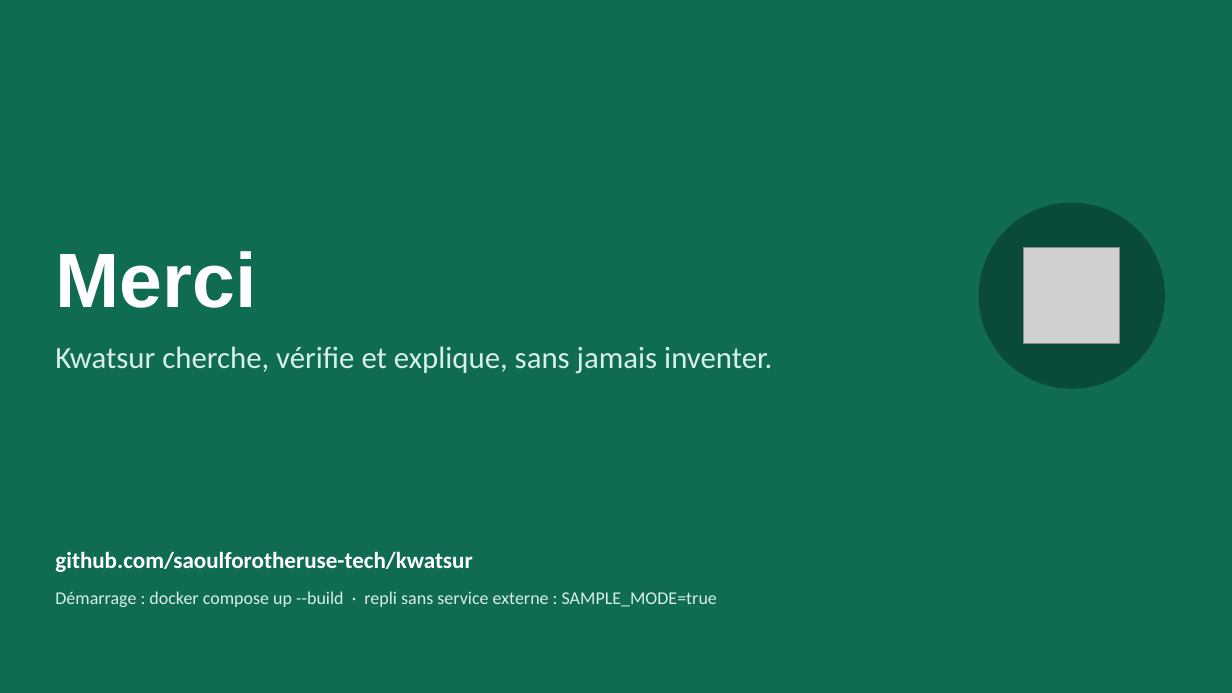
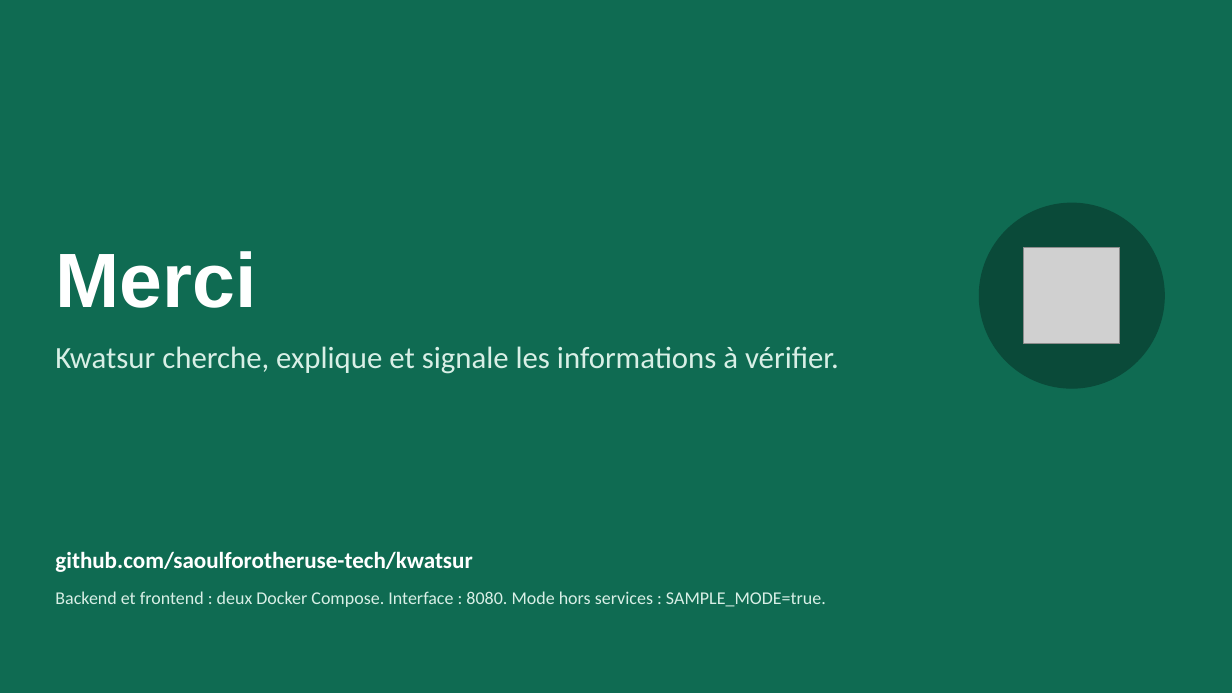
Before and after one commit to saoulforotheruse-tech/kwatsur, a slide deck: slide 13 of docs/doc_a_soumetre_pour_hackathon/04_presentation_kwatsur.pptx (slide 11 before the commit). Drawn at 1232x693 pixels with LibreOffice and Linux fonts; fonts in the diff are those of the drawing; grey boxes stand for pictures. Boxes give left, top, right and bottom in pixels: in the first picture for what was removed or moved away, otherwise in the second. Text is boxed around its words. In the diff, an @@ line names an element or a change of style, - is before the commit and + after.

```diff
--- a/docs/doc_a_soumetre_pour_hackathon/04_presentation_kwatsur.pptx
+++ b/docs/doc_a_soumetre_pour_hackathon/04_presentation_kwatsur.pptx
@@ text at [55, 346, 839, 374]: text changed @@
-Kwatsur cherche, vérifie et explique, sans jamais inventer.
+Kwatsur cherche, explique et signale les informations à vérifier.
@@ text at [55, 591, 826, 607]: text changed @@
-Démarrage : docker compose up --build · repli sans service externe : SAMPLE_MODE=true
+Backend et frontend : deux Docker Compose. Interface : 8080. Mode hors services : SAMPLE_MODE=true.
```
Also in this commit, not shown: 6 other slides changed, 3 slides added, 1 slide removed, 31 other files.
